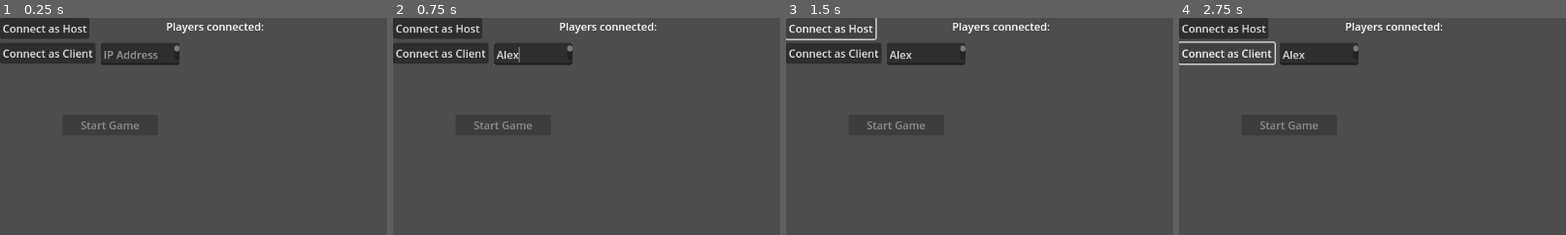
Above: before the commit, frames 1-4 (left to right).
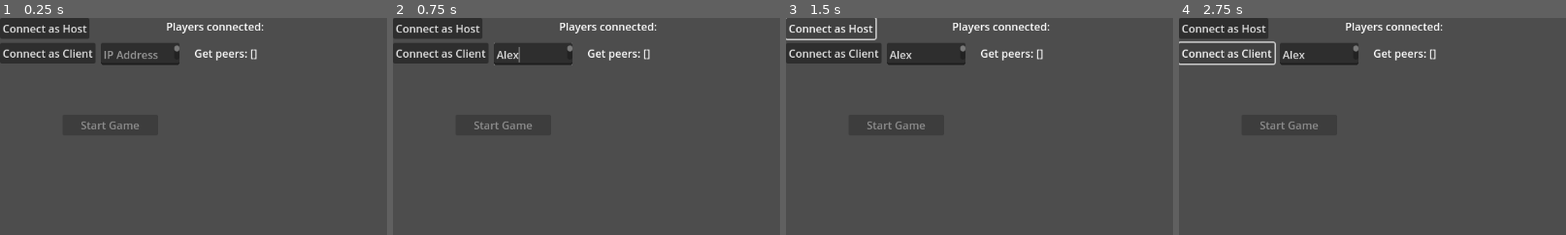
Above: after the commit, the same moments.

Repository: WNPendleton/ggj24
Game: Godot game, scene res://scenes/humanhyenamenu.tscn
Same seed, same stepped clock (60 frames per second), same inputs: the game is played once before the commit and once after it. Before the commit the project starts from res://scenes/humanhyena.tscn.
Inputs (mouse positions are % of the whole screen's width and height, from its top left):
- Up to frame 1 (0.25 s): no input
- Up to frame 2 (0.75 s): click (18, 8) at 0.52 s; type "Alex" at 0.6 s
- Up to frame 3 (1.5 s): click "Connect as Host" at 1.25 s
- Up to frame 4 (2.75 s): click "Connect as Client" at 2 s
The pictures show only the part of the screen within x 0-50%, y 0-50%; the shares and areas given below are measured in that part.

The runs differ from the first frame. In frame 1, 0.3% of the frame differs, in the area x 50-67%, y 14-20%; in frame 2, 0.3%; in frame 3, 0.3%; in frame 4, 0.3%.

Commit message:
scene switch test

Diff:
--- a/project.godot
+++ b/project.godot
@@ -11,6 +11,6 @@
 [application]
 
 config/name="ggj24"
-run/main_scene="res://scenes/humanhyena.tscn"
+run/main_scene="res://scenes/humanhyenamenu.tscn"
 config/features=PackedStringArray("4.2", "Forward Plus")
 config/icon="res://icon.svg"
--- a/scenes/UI.gd
+++ b/scenes/UI.gd
@@ -1,6 +1,7 @@
 extends Control
 const PORT = 6968
 const MAX_CLIENTS = 4
+const SCENE_FILEPATH = "res://scenes/humanhyenagame.tscn"
 
 signal player_connected(peer_id)
 signal player_disconnected(peer_id)
@@ -8,6 +9,7 @@
 @export var IpAddrTextEdit : TextEdit
 @export var StartGameButton : Button
 @export var PlayerConnectedLabel : Label
+@export var GetPeersLabel : Label
 
 var playersLoaded = 0
 
@@ -19,9 +21,10 @@
 
 # Called every frame. 'delta' is the elapsed time since the previous frame.
 func _process(delta):
-	if(multiplayer.is_server) :
-		pass
-	pass
+	if(multiplayer.is_server()) :
+		GetPeersLabel.text = "Get peers: " + str(multiplayer.get_peers())
+		if(multiplayer.get_peers().size() > 1):
+			StartGameButton.disabled = false
 
 func beginHosting():
 	var peer = ENetMultiplayerPeer.new()
@@ -40,12 +43,19 @@
 func startGame():
 	pass
 
-func onPlayerConnect():
+func onPlayerConnect(peer):
 	playerConnected.rpc()
 
 @rpc("any_peer", "call_local", "reliable")
 func playerConnected():
-	if(multiplayer.is_server):
+	if(multiplayer.is_server()):
 		playersLoaded += 1
 		PlayerConnectedLabel.text = "Players connected: " + str(playersLoaded)
 	print("New player connected")
+
+@rpc("any_peer", "call_local", "reliable")
+func loadLevel():
+	get_tree().change_scene_to_file(SCENE_FILEPATH)
+
+func callLoadLevel():
+	loadLevel.rpc()
--- /dev/null
+++ b/scenes/humanhyenagame.tscn
@@ -0,0 +1,3 @@
+[gd_scene format=3 uid="uid://wahlf4nv4xu1"]
+
+[node name="Node" type="Node"]
--- a/scenes/humanhyena.tscn
+++ b/scenes/humanhyenamenu.tscn
@@ -8,14 +8,16 @@
 
 [node name="3DWorld" type="Node3D" parent="."]
 
-[node name="UI" type="Control" parent="." node_paths=PackedStringArray("IpAddrTextEdit", "StartGameButton")]
+[node name="UI" type="Control" parent="." node_paths=PackedStringArray("IpAddrTextEdit", "StartGameButton", "PlayerConnectedLabel", "GetPeersLabel")]
 layout_mode = 3
 anchors_preset = 0
 offset_right = 314.0
 offset_bottom = 202.0
-script = ExtResource("1_438wq")
+script = ExtResource("1_nvc5y")
 IpAddrTextEdit = NodePath("IpAddrTextEdit")
 StartGameButton = NodePath("StartGameButton")
+PlayerConnectedLabel = NodePath("PlayersConnectedLabel")
+GetPeersLabel = NodePath("GetPeersLabel")
 
 [node name="HostButton" type="Button" parent="UI"]
 layout_mode = 0
@@ -54,5 +56,14 @@
 offset_bottom = 24.0
 text = "Players connected: "
 
+[node name="GetPeersLabel" type="Label" parent="UI"]
+layout_mode = 0
+offset_left = 289.0
+offset_top = 41.0
+offset_right = 410.0
+offset_bottom = 64.0
+text = "Get peers: "
+
 [connection signal="button_down" from="UI/HostButton" to="UI" method="beginHosting"]
 [connection signal="button_down" from="UI/ClientButton" to="UI" method="connectClient"]
+[connection signal="button_down" from="UI/StartGameButton" to="UI" method="callLoadLevel"]
Not shown: 1 places in scenes/humanhyenamenu.tscn that only renumber resources
